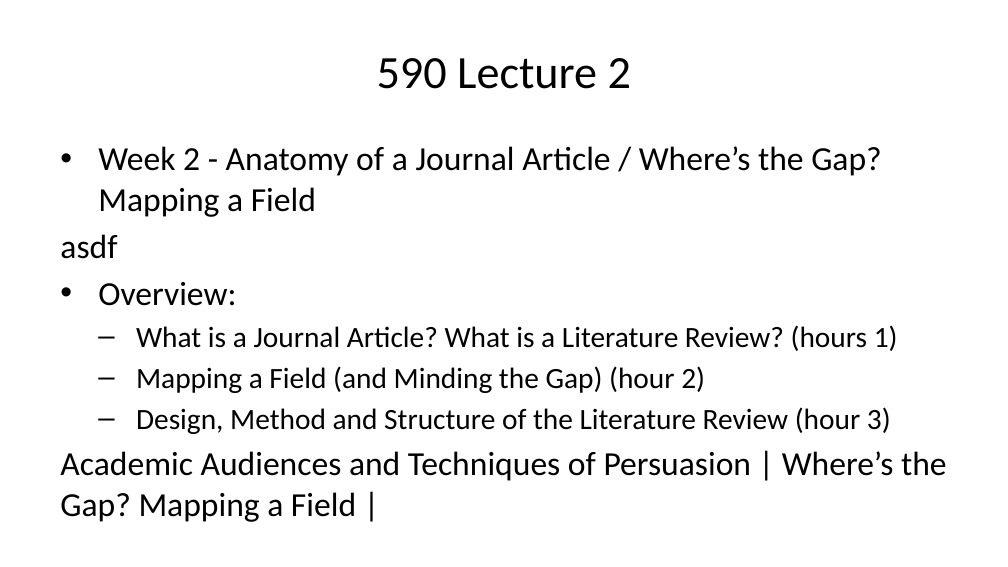
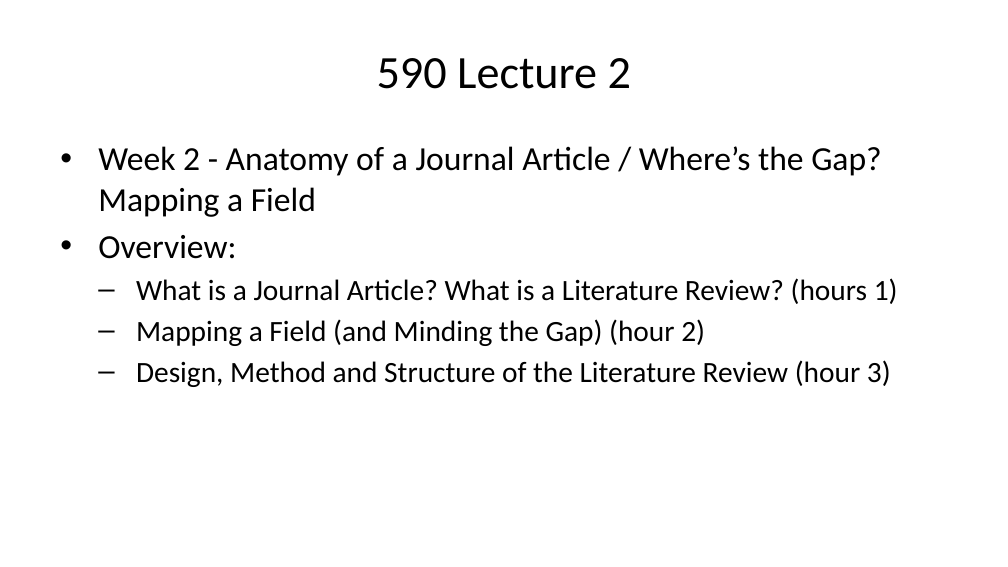
Before and after one commit to liammagee/night-owl, a slide deck: slide 1 of lectures/590-lecture-2.pptx. Drawn at 1008x567 pixels with LibreOffice and Linux fonts; fonts in the diff are those of the drawing. Boxes give left, top, right and bottom in pixels: in the first picture for what was removed or moved away, otherwise in the second. Text is boxed around its words. In the diff, an @@ line names an element or a change of style, - is before the commit and + after.

```diff
--- a/lectures/590-lecture-2.pptx
+++ b/lectures/590-lecture-2.pptx
@@ text at (x1=60, y1=234, x2=117, y2=259): paragraph removed @@
-asdf
@@ text at (x1=60, y1=451, x2=947, y2=522): paragraph removed @@
-Academic Audiences and Techniques of Persuasion | Where’s the Gap? Mapping a Field |
```
Also in this commit, not shown: 5 other slides changed, 4 slides added, 42 other files.
